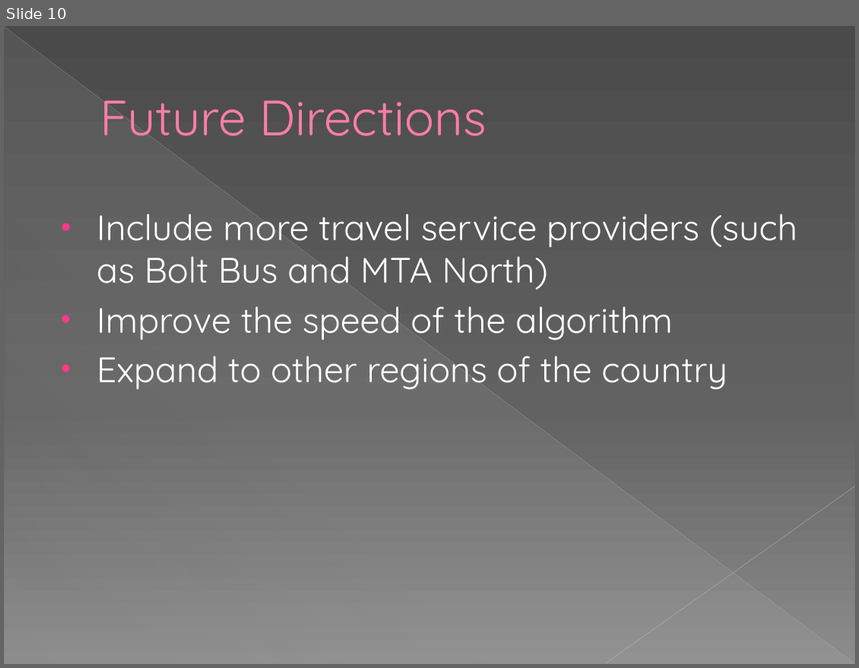
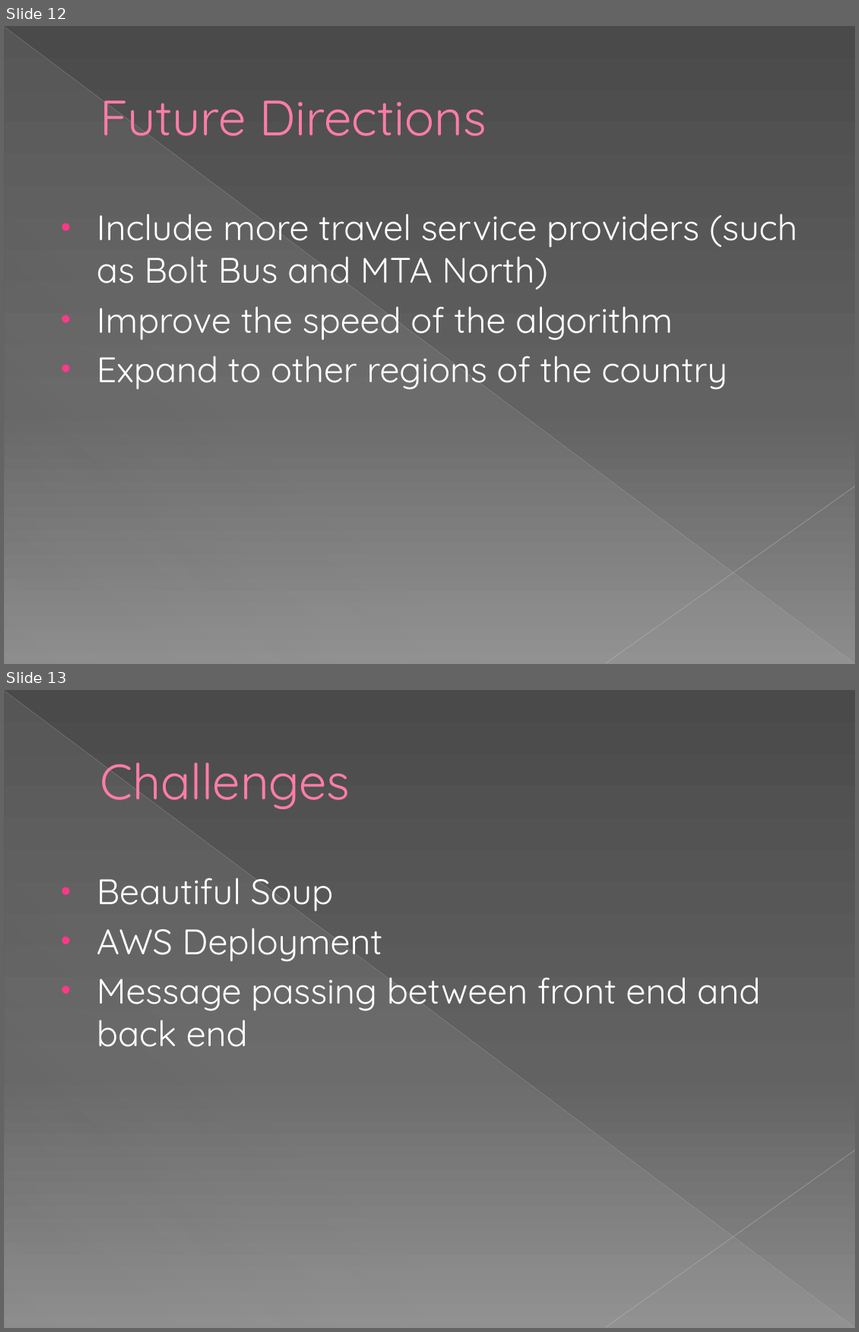
Before and after one commit to bitnovus/nightcrawler, a slide deck: nightcrawlerDemo.pptx. Shown one above the other, each under a label of ours: slide 10 before the commit, slides 12 and 13 after it. The pictures are 859x668 and 859x1332 pixels, drawn with LibreOffice and Linux fonts; fonts in the diff are those of the drawing. Boxes give left, top, right and bottom in pixels: in the first picture for what was removed or moved away, otherwise in the second. Text is boxed around its words. In the diff, an @@ line names an element or a change of style, - is before the commit and + after.

```diff
--- a/nightcrawlerDemo.pptx
+++ b/nightcrawlerDemo.pptx
@@ slide 13 added at [4, 690, 855, 1328], background gradient #4A4A4A to #626262 to #8C8C8C; not listed: 3 template elements that a slide beside it also shows @@
@@ title added at [100, 762, 350, 809], 42 pt, text #FF7DA7 @@
+Challenges
@@ text added at [97, 878, 760, 1047], 30 pt, text #FFFFFF @@
+• Beautiful Soup
+• AWS Deployment
+• Message passing between front end and back end
@@ what was slide 10 is now slide 12 @@
```
Also in this commit, not shown: 5 slides changed, 2 other slides added, 1 other file.
